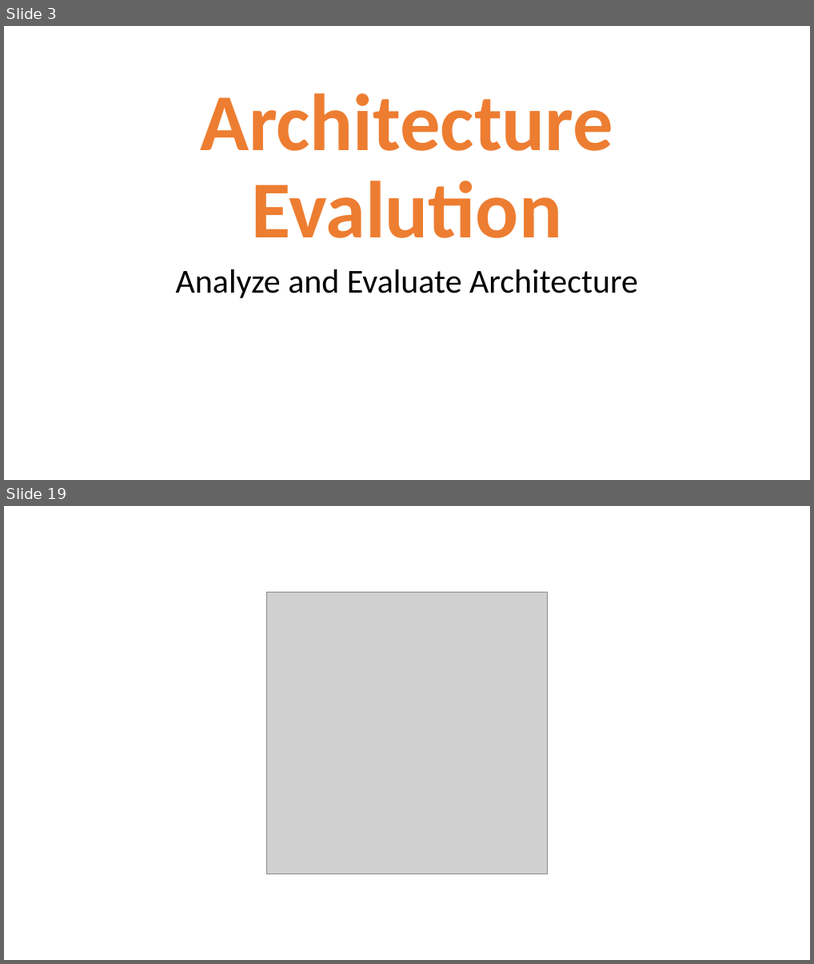
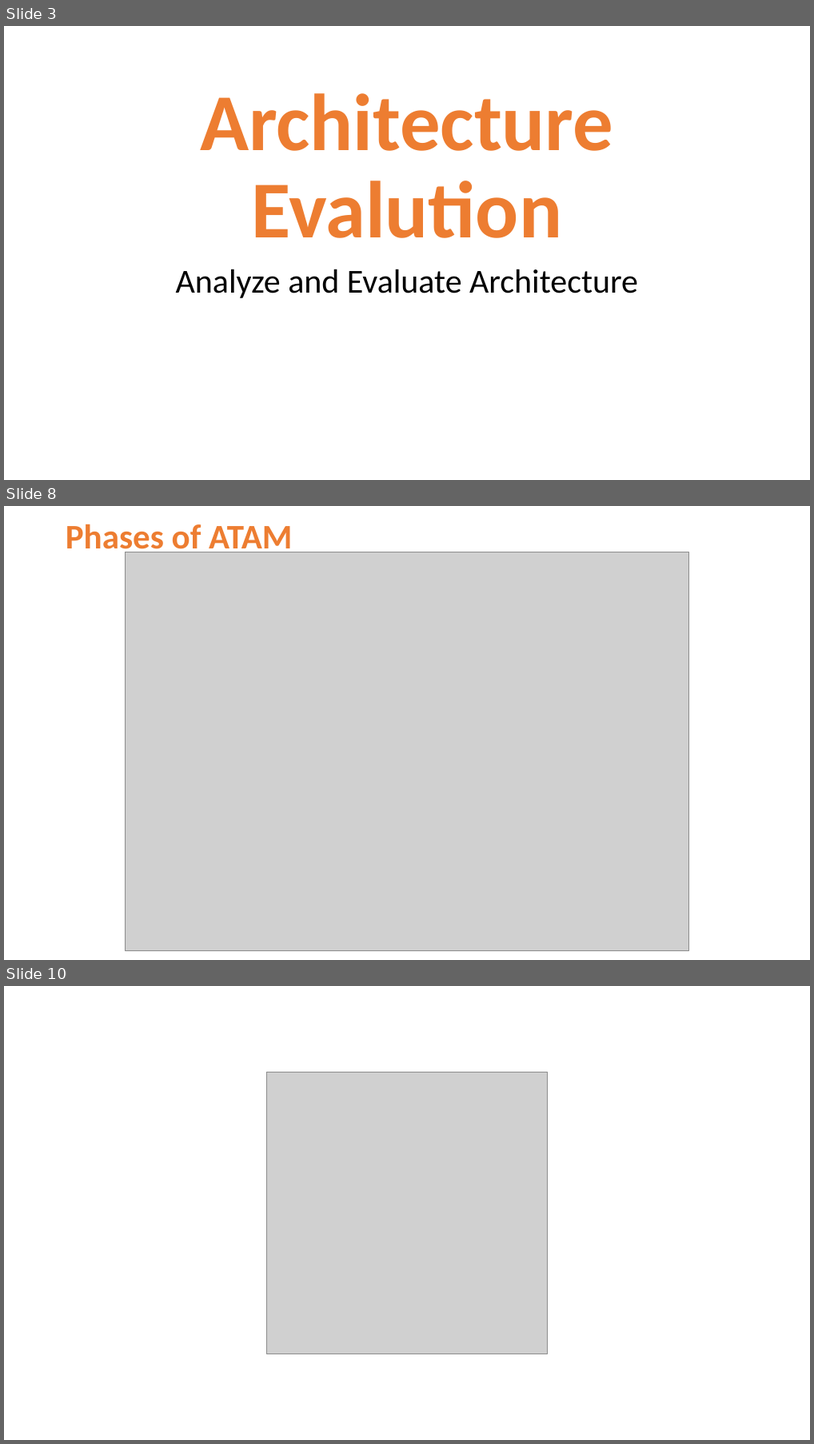
Before and after one commit to Jucer74/SoftwareArchitecture, a slide deck: Clases/05-ArchitectureEvaluation/SoftwareArchitecture-ArchitectureEvaluation.pptx. Shown one above the other, each under a label of ours: slides 3 and 19 before the commit, slides 3, 8 and 10 after it; the slides between them are not shown. The pictures are 814x964 and 814x1444 pixels, drawn with LibreOffice and Linux fonts; fonts in the diff are those of the drawing; grey boxes stand for pictures; background and template pictures are left out. Boxes give left, top, right and bottom in pixels: in the first picture for what was removed or moved away, otherwise in the second. Text is boxed around its words. In the diff, an @@ line names an element or a change of style, - is before the commit and + after.

```diff
--- a/Clases/05-ArchitectureEvaluation/SoftwareArchitecture-ArchitectureEvaluation.pptx
+++ b/Clases/05-ArchitectureEvaluation/SoftwareArchitecture-ArchitectureEvaluation.pptx
@@ slide 8 added at (x1=4, y1=506, x2=810, y2=960), background #FFFFFF @@
@@ title added at (x1=66, y1=524, x2=292, y2=557), 41 pt, text #ED7D31, bold @@
+Phases of ATAM
@@ picture added at (x1=126, y1=552, x2=690, y2=951) @@
@@ what was slide 19 is now slide 10 @@
```
Also in this commit, not shown: 1 slide changed, 4 other slides added, 14 slides removed.
